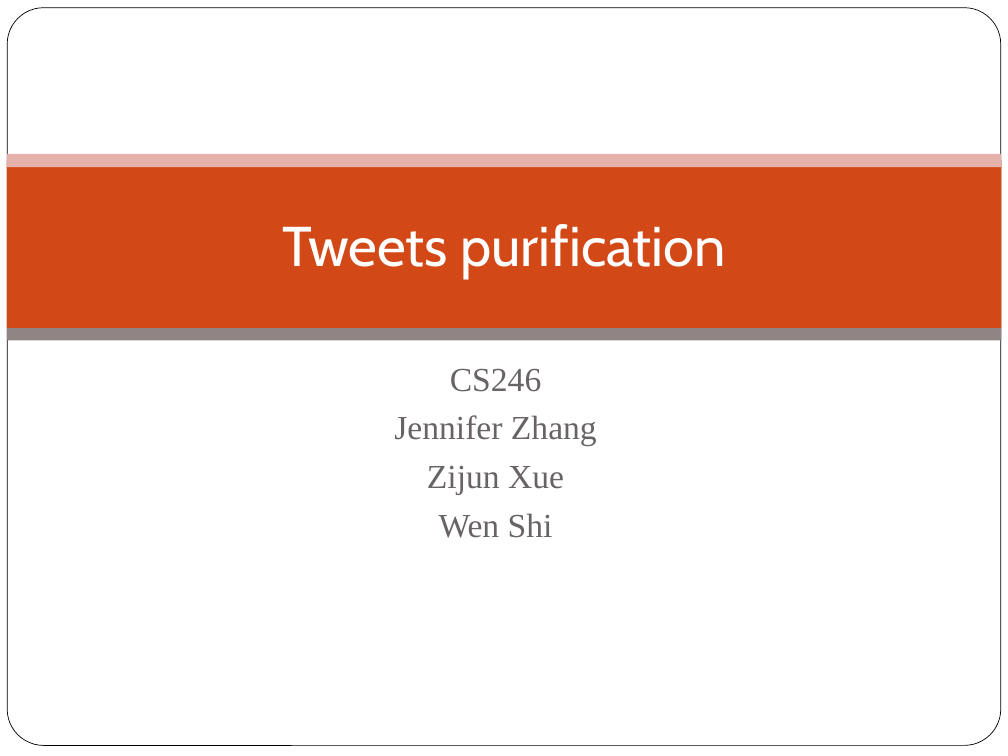
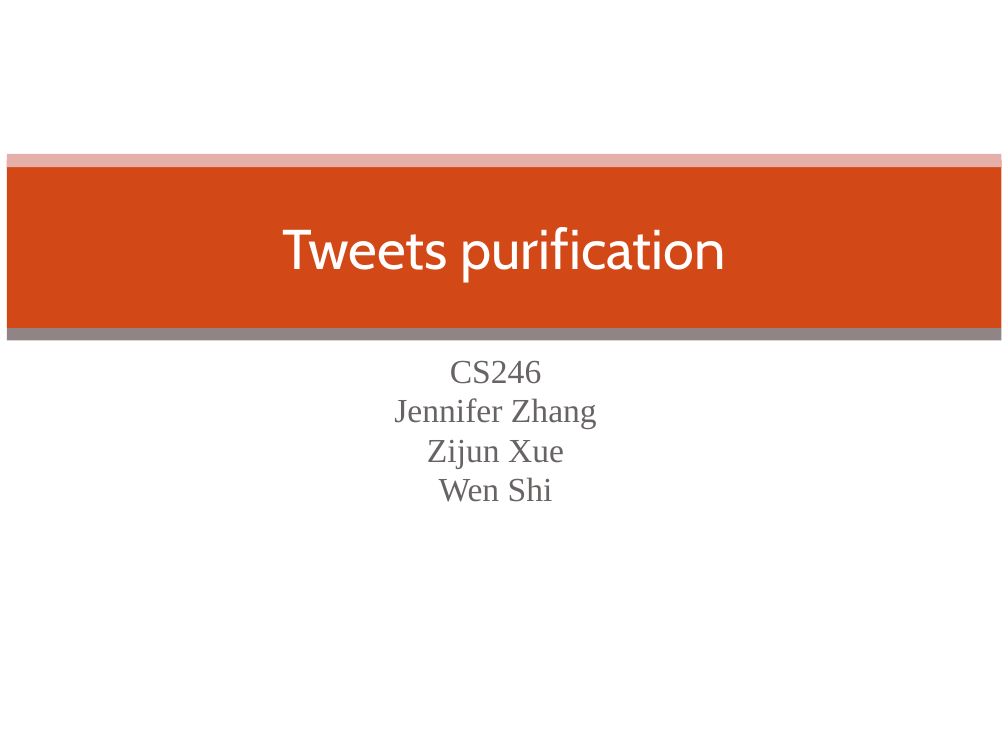
Before and after one commit to jxjzhang/CS246, a slide deck: slide 1 of Tweets purification.pptx. Drawn at 1008x756 pixels with LibreOffice and Linux fonts; fonts in the diff are those of the drawing; background and template pictures are left out. Boxes give left, top, right and bottom in pixels: in the first picture for what was removed or moved away, otherwise in the second. Text is boxed around its words. In the diff, an @@ line names an element or a change of style, - is before the commit and + after.

Commit message:
Adding slides

```diff
--- a/Tweets purification.pptx
+++ b/Tweets purification.pptx
@@ rounded rectangle removed at (7, 8, 1001, 746) @@
@@ rectangle at (7, 154, 1002, 167): fill #E6B1AC to #E6AFA9 @@
@@ text "CS246" at (394, 361, 597, 502): size 24.1 to 24 pt; line spacing 1 to 0.8 @@
```
Also in this commit, not shown: 3 other slides changed, 11 slides added.
